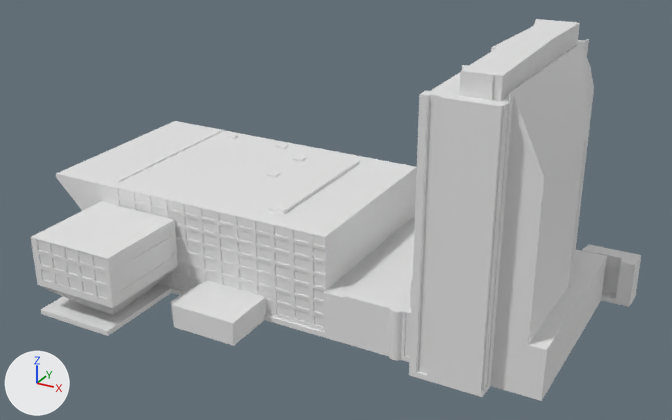
An edit to the glTF model models/muziekgebouw-aan-t-ij/muziekgebouw-aan-t-ij.glb, drawn before and after from the same camera.
Camera for both pictures: a 50 mm camera at (113.1, -195.3, 118.7) aimed at (10.6, -8.9, 25.6). Every picture has the same lights, and +X, +Y and +Z are marked at lower left. The picture after the commit comes second. Vertices at exactly the same position are counted once.

The older version as bpy lines, for what is in view:
```python
me_building_muziekgebouw_bimhuis_en_gedeeld_pand = bpy.data.meshes.new('building:muziekgebouw-bimhuis-en-gedeeld-pand')
me_building_muziekgebouw_bimhuis_en_gedeeld_pand.from_pydata(...)  # 2306 vertices, 4612 faces; spans x -68.8..77.9, y -49.3..33.5, z -1.5..70.3
ob_building_muziekgebouw_bimhuis_en_gedeeld_pand = bpy.data.objects.new('building:muziekgebouw-bimhuis-en-gedeeld-pand', me_building_muziekgebouw_bimhuis_en_gedeeld_pand)
ob_building_muziekgebouw_bimhuis_en_gedeeld_pand.location = (0.0, 0.0, 0.0)
```
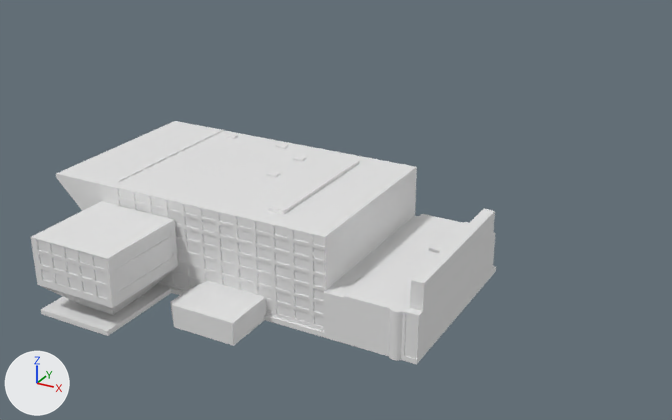
What changed in the scene script:
```text
Change me_building_muziekgebouw_bimhuis_en_gedeeld_pand:
    used by ob_building_muziekgebouw_bimhuis_en_gedeeld_pand; location = (0.0, 0.0, 0.0)
    remove me_building_muziekgebouw_bimhuis_en_gedeeld_pand.from_pydata(...)  # 2306 vertices, 4612 faces; spans x -68.8..77.9, y -49.3..33.5, z -1.5..70.3
    add me_building_muziekgebouw_bimhuis_en_gedeeld_pand.from_pydata(...)  # 2115 vertices, 4230 faces; spans x -68.8..40.5, y -49.3..29.5, z -1.5..26.2
    me_building_muziekgebouw_bimhuis_en_gedeeld_pand part 1
    208 vertices are removed from x 40.8..77.9, y -29.3..33.5, z -1.5..70.3
    435 faces are deleted
    3 vertices move from x 41.3..41.7, y -24.1..26.2, z -1.5..11.5 to x 40.5, y -23.5..29.5, z -1.5..11.5
    17 vertices are added at x 40.5, y -24.4..29.5, z -1.5..18.7
    53 new faces join them
    other edits to the shape of me_building_muziekgebouw_bimhuis_en_gedeeld_pand do not show in these pictures
```

Location of each change, (x1, y1, x2, y2) in pixels of the pictures (672 x 420 px):
'building:muziekgebouw-bimhuis-en-gedeeld-pand', reshaped (24% narrower, 36% shorter): before (31, 19, 641, 401); after (31, 121, 496, 365)
part 1 of me_building_muziekgebouw_bimhuis_en_gedeeld_pand, cut back: before (401, 19, 641, 401); after (401, 208, 496, 365)
